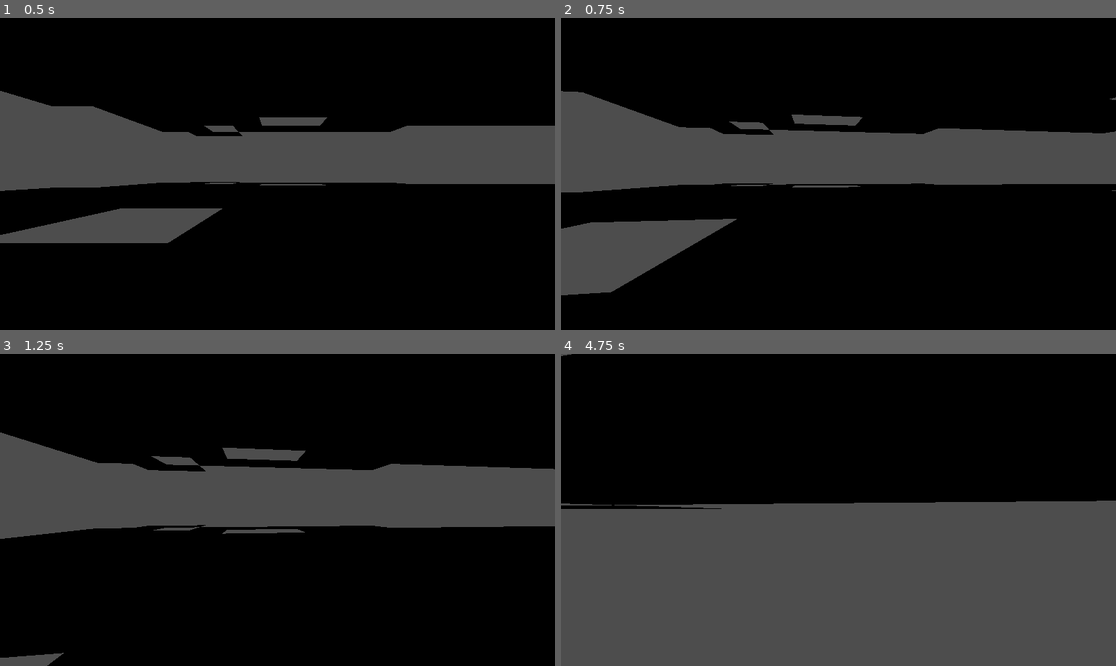
Above: before the commit, frames 1-4 (two rows, left to right).
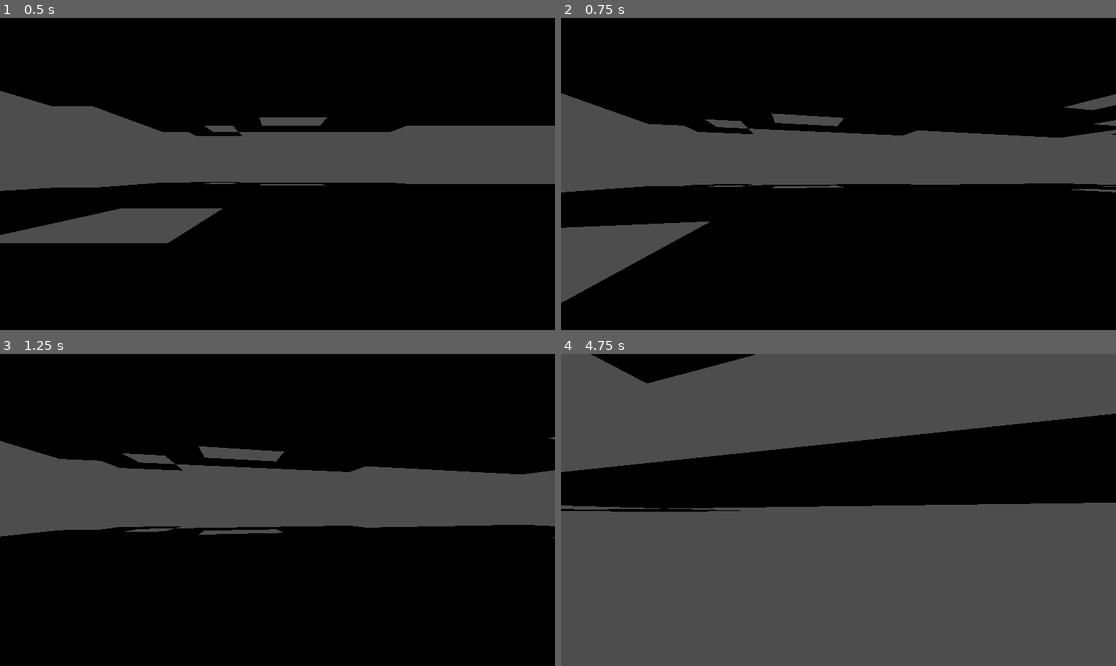
Above: after the commit, the same moments.

Repository: emklemkl/godot-group-project
Game: Godot game, scene res://scenes/main/main.tscn
Two runs of this game, one before a commit and one after it. Both use one fixed random seed, a clock stepped at 60 frames per second and the inputs below.
Inputs (mouse positions are in pixels of both pictures, inside the frame that each line leads up to):
- Up to frame 1 (0.5 s): no input
- Up to frame 2 (0.75 s): tap Enter (use) at 0.5, 0.6 s; move the mouse to (866, 174) at 0.52 s; hold W (move_forward) from 0.53 s (still down); click (866, 174) at 0.67 s
- Up to frame 3 (1.25 s): keep holding W (move_forward); tap Space (jump) at 0.77 s
- Up to frame 4 (4.75 s): keep holding W (move_forward); move the mouse to (810, 510) at 1.27 s; tap Enter (use) every 0.75 s from 1.35 to 4.35 s; tap Space (jump) at 1.52, 3.02, 3.77, 4.52 s; move the mouse to (849, 503) at 2.02 s; move the mouse to (832, 516) at 2.77 s; click (832, 516) at 2.92 s; move the mouse to (877, 513) at 3.52 s; move the mouse to (794, 506) at 4.27 s

Frame 1 is identical in both runs. In frame 2, 3.5% of the frame differs, in the area x 0-100%, y 23-92%; in frame 3, 2.6%; in frame 4, 28%, in the area x 0-100%, y 0-51%.

Commit message:
added door scene to project

Diff:
--- a/project.godot
+++ b/project.godot
@@ -14,6 +14,12 @@
 run/main_scene="res://scenes/main/main.tscn"
 config/features=PackedStringArray("4.3", "Forward Plus")
 config/icon="res://icon.svg"
+
+[display]
+
+window/size/viewport_width=1920
+window/size/viewport_height=1080
+window/size/mode=3
 
 [input]
 
--- a/scenes/main/main.tscn
+++ b/scenes/main/main.tscn
@@ -7,6 +7,7 @@
 [ext_resource type="Script" path="res://scenes/creatures/troll.gd" id="5_e2wsn"]
 [ext_resource type="Script" path="res://scenes/main/basic_item_SB.gd" id="5_ppb82"]
 [ext_resource type="MeshLibrary" uid="uid://sj4aif5wmlln" path="res://textures/dungeon-tiles.tres" id="7_ngs5f"]
+[ext_resource type="PackedScene" uid="uid://b03e16q4cf6fj" path="res://models/ironbarswithlock2.glb" id="8_46tah"]
 
 [sub_resource type="BoxMesh" id="BoxMesh_pok58"]
 
@@ -43,3 +44,6 @@
 data = {
 "cells": PackedInt32Array(11, 65529, 1, 10, 65529, 1, 9, 65529, 1, 8, 65529, 1, 7, 65529, 1, 6, 65529, 1, 5, 65529, 1,  …(2938 unchanged characters)…
 }
+
+[node name="ironbarswithlock2" parent="." instance=ExtResource("8_46tah")]
+transform = Transform3D(0.999485, 0, 0.0320911, 0, 1, 0, -0.0320911, 0, 0.999485, 8.69706, 0.00217164, 2.21721)
Binary file added: ironbarswithlock2_Metallbars.png
Not shown, added: ironbarswithlock2_Metallbars.png.import
Binary file added: models/ironbarswithlock2.glb
Not shown, added: models/ironbarswithlock2.glb.import
Binary file added: models/ironbarswithlock2_Metallbars.png
Not shown, added: models/ironbarswithlock2_Metallbars.png.import
Not shown: 1 places in scenes/main/main.tscn that only renumber resources
Not shown: 12 places in textures/dungeon-tiles.tres that only renumber resources
